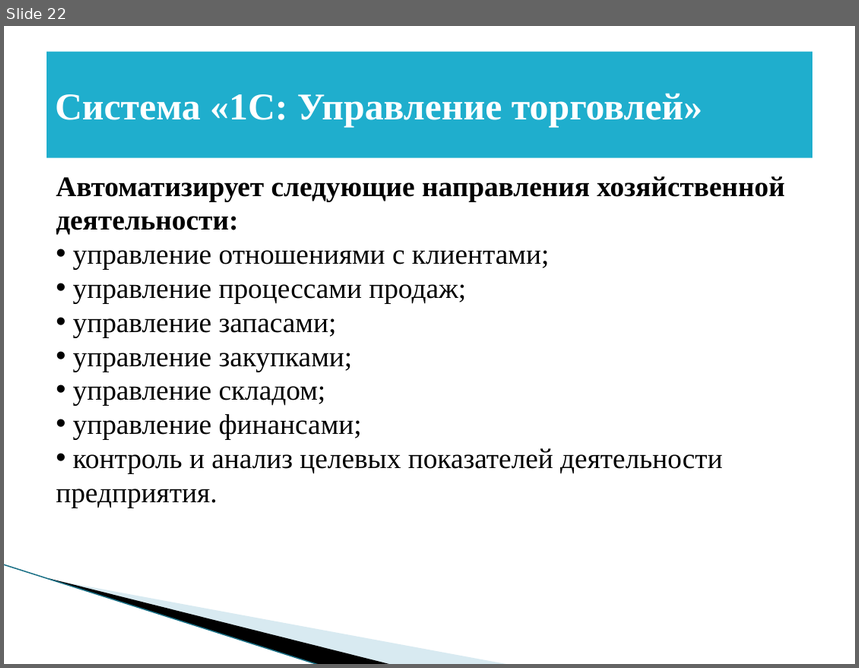
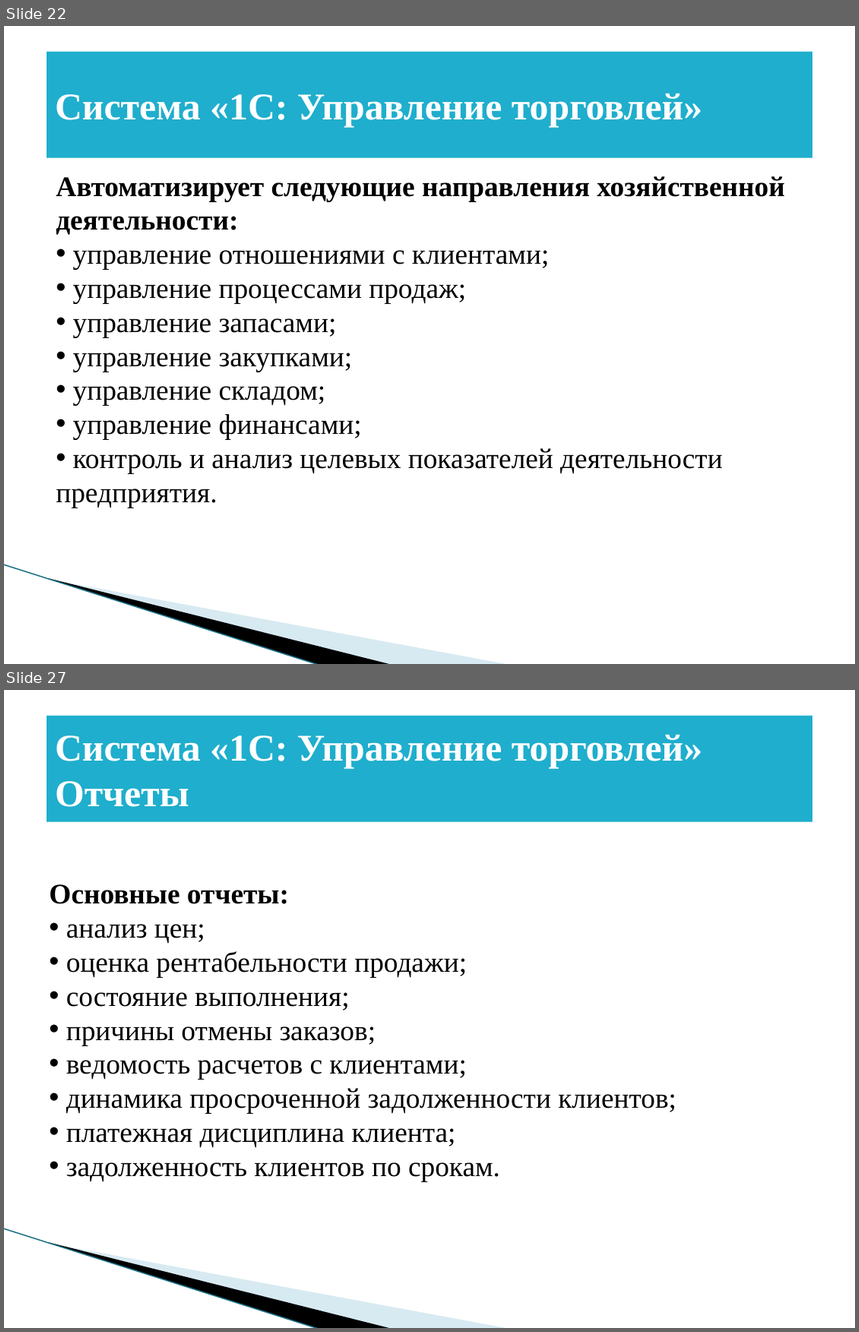
Before and after one commit to BadMax-Kirov/VKR, a slide deck: Выпускная квалификационная работа.pptx. Shown one above the other, each under a label of ours: slide 22 before the commit, slides 22 and 27 after it; the slides between them are not shown. The pictures are 859x668 and 859x1332 pixels, drawn with LibreOffice and Linux fonts; fonts in the diff are those of the drawing; background and template pictures are left out. Boxes give left, top, right and bottom in pixels: in the first picture for what was removed or moved away, otherwise in the second. Text is boxed around its words. In the diff, an @@ line names an element or a change of style, - is before the commit and + after.

```diff
--- a/Выпускная квалификационная работа.pptx
+++ b/Выпускная квалификационная работа.pptx
@@ slide 27 added at [4,690,855,1328], background #FFFFFF; not listed: 3 template elements that a slide beside it also shows @@
@@ title added at [47,716,813,822], fill #1FAECD, 32 pt, text #FFFFFF, bold @@
+Система «1C: Управление торговлей» Отчеты
@@ text added at [49,885,677,1182], 24 pt, text #000000 @@
+Основные отчеты:
+• анализ цен;
+• оценка рентабельности продажи;
+• состояние выполнения;
+• причины отмены заказов;
+• ведомость расчетов с клиентами;
+• динамика просроченной задолженности клиентов;
+• платежная дисциплина клиента;
+• задолженность клиентов по срокам.
```
Also in this commit, not shown: 1 slide changed, 11 other slides added, 1 other file.
